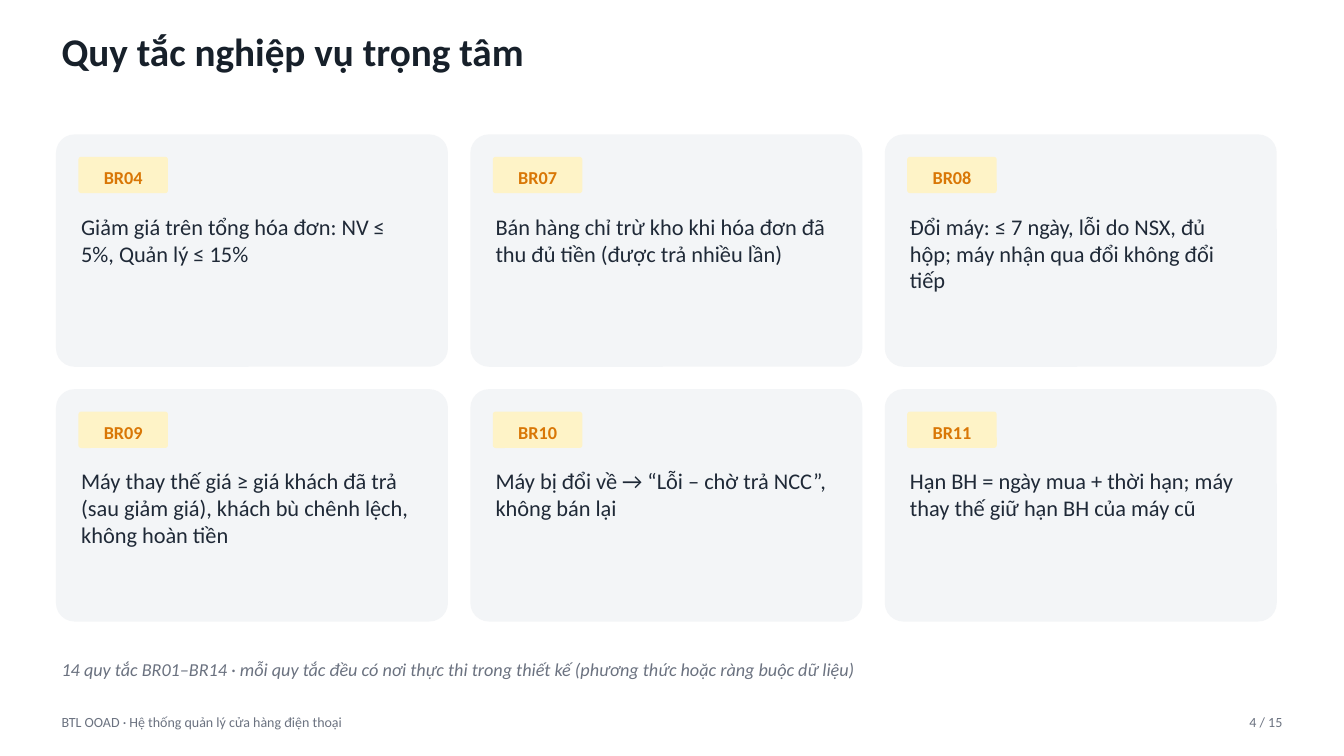
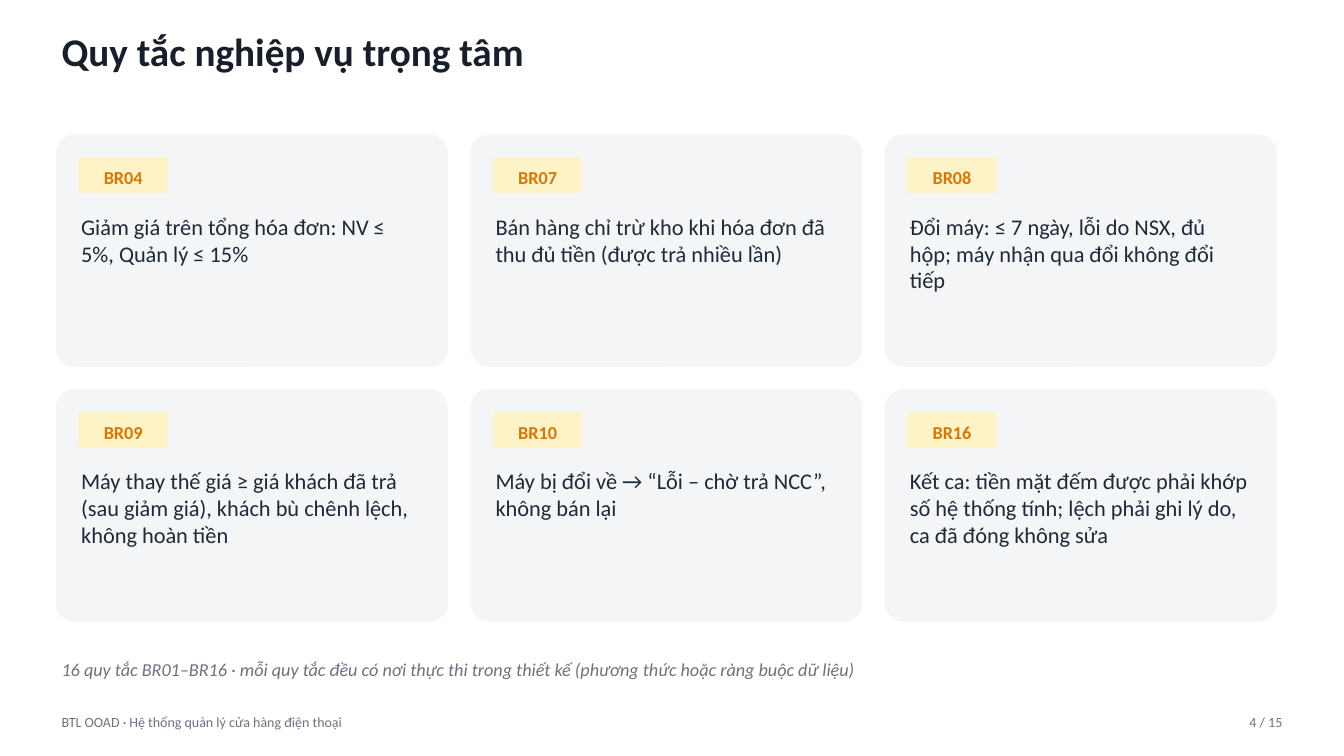
Before and after one commit to trungkien1407/OOP, a slide deck: slide 4 of Slide_ThuyetTrinh_15phut.pptx. Drawn at 1344x756 pixels with LibreOffice and Linux fonts; fonts in the diff are those of the drawing. Boxes give left, top, right and bottom in pixels: in the first picture for what was removed or moved away, otherwise in the second. Text is boxed around its words. In the diff, an @@ line names an element or a change of style, - is before the commit and + after.

```diff
--- a/Slide_ThuyetTrinh_15phut.pptx
+++ b/Slide_ThuyetTrinh_15phut.pptx
@@ text at <box>933,426,972,439</box>: text changed @@
-BR11
+BR16
@@ text at <box>910,472,1247,547</box>: text changed @@
-Hạn BH = ngày mua + thời hạn; máy thay thế giữ hạn BH của máy cũ
+Kết ca: tiền mặt đếm được phải khớp số hệ thống tính; lệch phải ghi lý do, ca đã đóng không sửa
@@ text at <box>62,661,854,679</box>: text changed @@
-14 quy tắc BR01–BR14 · mỗi quy tắc đều có nơi thực thi trong thiết kế (phương thức hoặc ràng buộc dữ liệu)
+16 quy tắc BR01–BR16 · mỗi quy tắc đều có nơi thực thi trong thiết kế (phương thức hoặc ràng buộc dữ liệu)
```
Also in this commit, not shown: 7 other slides changed, 25 other files.
